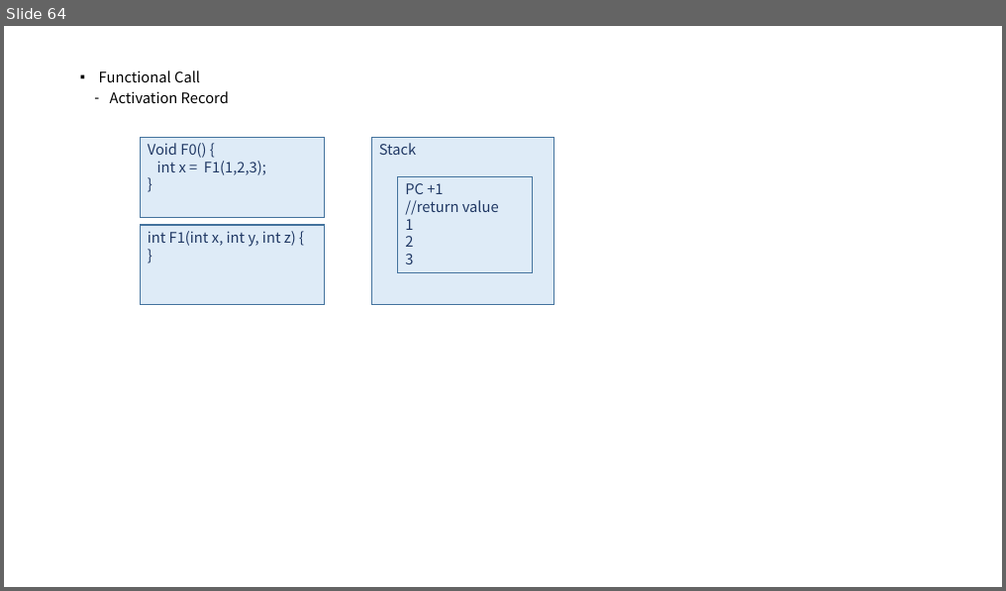
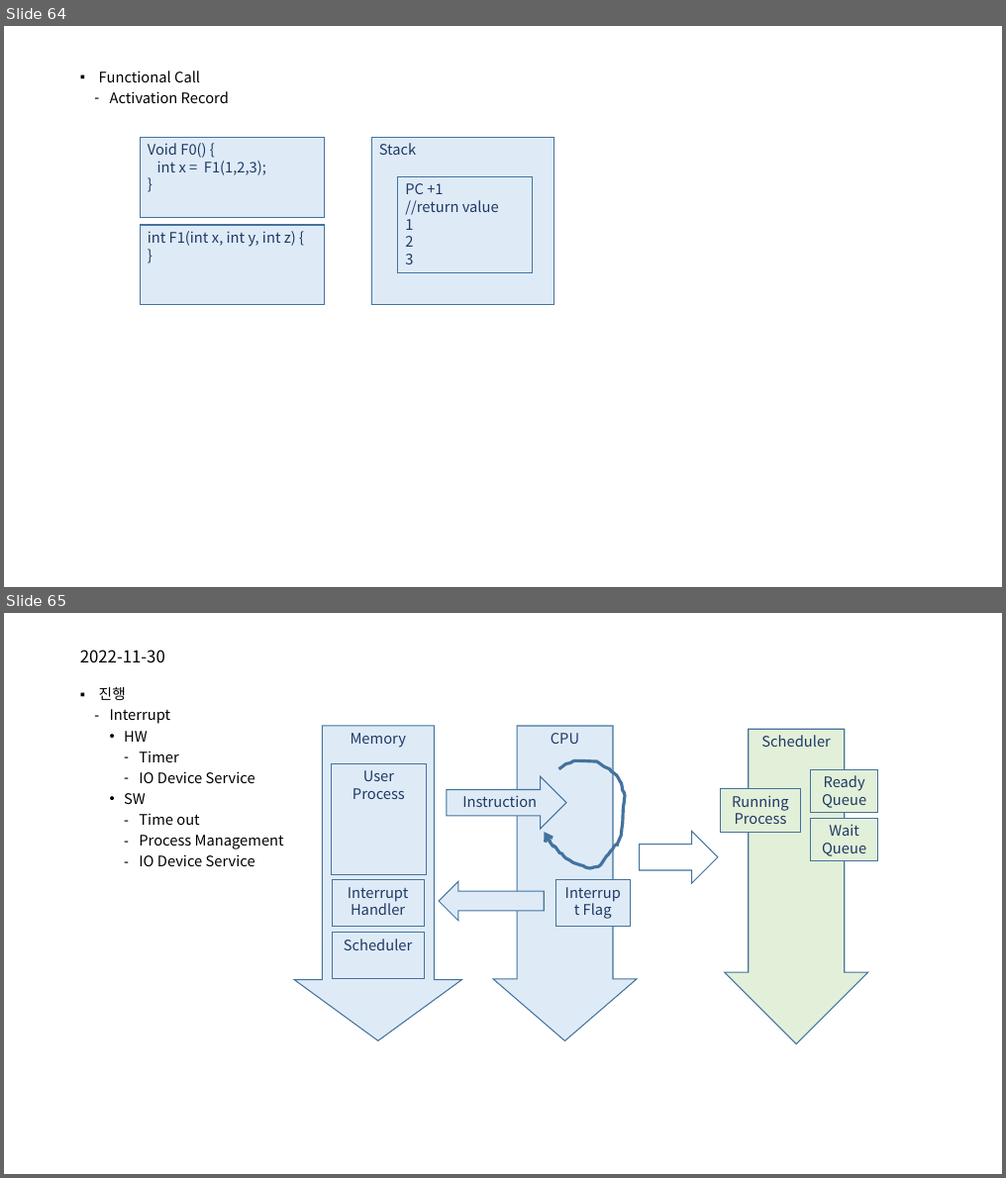
Before and after one commit to mjuclass/202202, a slide deck: OS/시스템프로그래밍2.pptx. Shown one above the other, each under a label of ours: slide 64 before the commit, slides 64 and 65 after it. The pictures are 1006x591 and 1006x1178 pixels, drawn with LibreOffice and Linux fonts; fonts in the diff are those of the drawing. Boxes give left, top, right and bottom in pixels: in the first picture for what was removed or moved away, otherwise in the second. Text is boxed around its words. In the diff, an @@ line names an element or a change of style, - is before the commit and + after.

```diff
--- a/OS/시스템프로그래밍2.pptx
+++ b/OS/시스템프로그래밍2.pptx
@@ slide 65 added at (4,613,1002,1174), background #FFFFFF @@
@@ title added at (80,650,165,663), 16 pt, text #000000 @@
+2022-11-30
@@ text added at (99,687,284,866), 14 pt, text #000000 @@
+▪ 진행
+  – Interrupt
+    • HW
+      – Timer
+      – IO Device Service
+    • SW
+      – Time out
+      – Process Management
+      – IO Device Service
@@ down arrow added at (294,726,462,1042), fill #DEEBF7, outline #43739E 1 pt, 14 pt, text #203864 @@
+Memory
@@ down arrow added at (493,726,637,1042), fill #DEEBF7, outline #43739E 1 pt, 14 pt, text #203864 @@
+CPU
@@ down arrow added at (725,729,868,1045), fill #E2F0D9, outline #43739E 1 pt, 14 pt, text #203864 @@
+Scheduler
@@ rectangle added at (331,764,426,875), fill #DEEBF7, outline #43739E 1 pt, 14 pt, text #203864 @@
+User Process
@@ right arrow added at (447,777,566,830), fill #DEEBF7, outline #43739E 1 pt, 14 pt, text #203864 @@
+Instruction
@@ freeform shape added at (544,761,625,869), outline #43739E 3 pt @@
@@ rectangle added at (721,789,801,833), fill #E2F0D9, outline #43739E 1 pt, 14 pt, text #203864 @@
+Running Process
@@ rectangle added at (810,770,877,814), fill #E2F0D9, outline #43739E 1 pt, 14 pt, text #203864 @@
+Ready Queue
@@ rectangle added at (810,818,877,861), fill #E2F0D9, outline #43739E 1 pt, 14 pt, text #203864 @@
+Wait Queue
@@ right arrow added at (640,832,718,884), fill #FFFFFF, outline #43739E 1 pt @@
@@ rectangle added at (332,880,424,927), fill #DEEBF7, outline #43739E 1 pt, 14 pt, text #203864 @@
+Interrupt Handler
@@ left arrow added at (439,881,544,921), fill #DEEBF7, outline #43739E 1 pt @@
@@ rectangle added at (555,880,631,927), fill #DEEBF7, outline #43739E 1 pt, 14 pt, text #203864 @@
+Interrupt Flag
@@ rectangle added at (332,933,424,979), fill #DEEBF7, outline #43739E 1 pt, 14 pt, text #203864 @@
+Scheduler
```
Also in this commit, not shown: 4 other slides added, 6 other files.
